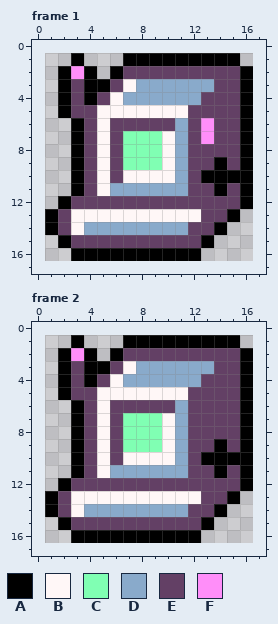
Pixel-art file -- src/project/data/sprites/pieces/computer/computer.aseprite. That is the earlier state.
16x16 pixels, 2 frames. Shown: frame 1, frame 2. The old version is drawn lined up with the new one, on the new canvas.
Visible layers, top first: "Indicator", "Computer".
Palette (. is transparent): A #000000  B #fff7f7  C #80ffb3  D #89aacb  E #634065  F #ff8ef9
Pixels before, frame 1, first column x 1:
 1 ..A...AAAAAAAAA.
 2 .AFA.AEEEEEEEEEA
 3 .AEAAEBDDDDDDEEA
 4 .AEAEBDDDDDDEEEA
 5 .AEEBBBBBBBEEEEA
 6 ..AEBEEEEEDEFEEA
 7 ..AEBECCCBDEFEEA
 8 ..AEBECCCBDEEEEA
 9 ..AEBECCCBDEEAEA
10 ..AEBEBBBBDEAAAA
11 ..AEBDDDDDDEEAEA
12 .AEEEEEEEEEEEEEA
13 AEBBBBBBBBBBEEA.
14 AEBDDDDDDDDEEA..
15 .AEEEEEEEEEEA...
16 ..AAAAAAAAAA....
Pixels before, frame 2, first column x 1:
 1 ..A...AAAAAAAAA.
 2 .AFA.AEEEEEEEEEA
 3 .AEAAEBDDDDDDEEA
 4 .AEAEBDDDDDDEEEA
 5 .AEEBBBBBBBEEEEA
 6 ..AEBEEEEEDEEEEA
 7 ..AEBECCCBDEEEEA
 8 ..AEBECCCBDEEEEA
 9 ..AEBECCCBDEEAEA
10 ..AEBEBBBBDEAAAA
11 ..AEBDDDDDDEEAEA
12 .AEEEEEEEEEEEEEA
13 AEBBBBBBBBBBEEA.
14 AEBDDDDDDDDEEA..
15 .AEEEEEEEEEEA...
16 ..AAAAAAAAAA....
After:
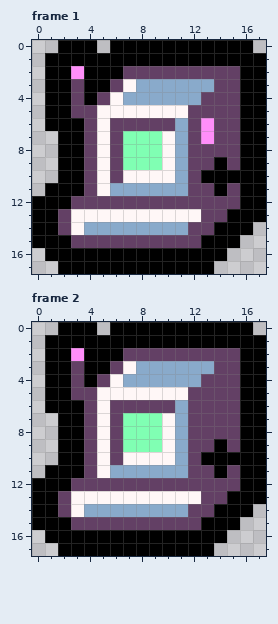
Diff:
canvas 16x16 -> 18x18, the old top-left corner now at 1,1
Frame 1:
Colour A now appears in row 0 at x 2 to 4 and 6 to 16; in row 1 at x 1 to 2, 4 to 6 and 16 to 17; in row 2 at x 1, 5 and 17; in rows 3 to 5 at x 1 and 17; in row 6 at x 1 to 2 and 17; in rows 7 to 10 at x 2 and 17.
Colour A now appears in row 11 at x 1 to 2 and 17; in row 12 at x 0 to 1 and 17; in row 13 at x 0 and 16 to 17; in row 14 at x 0 and 15 to 16; in row 15 at x 0 to 1 and 14 to 15; in row 16 at x 1 to 2 and 13 to 14.
Colour A now appears in row 17 at x 2 to 13.
Frame 2: the same change as frame 1
Where, in picture pixels (left, top, right, bottom), the same in both pictures:
added: (32, 40, 266, 274)
added: (32, 322, 266, 556)
